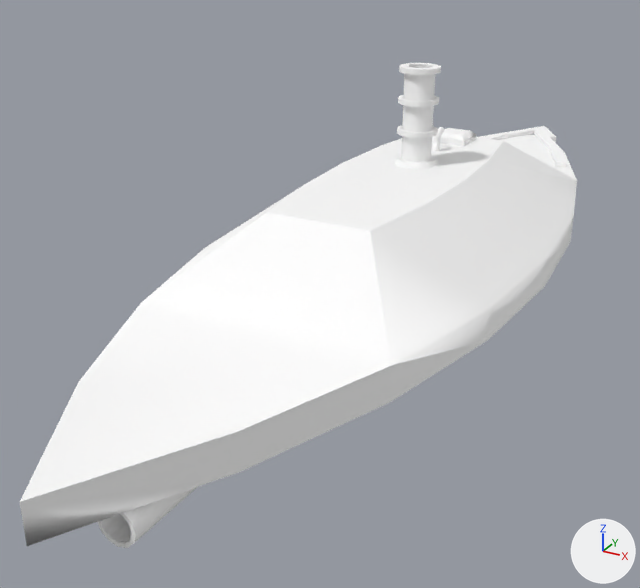
The FBX model Assets/World objects/Ships_raw/sloop - richmond.fbx: old version first, new version second.
Before and after are seen from a 50 mm lens placed at (3.34, -7.69, 2.97), pointed at (-0.51, -0.69, -0.53). Every picture has the same lights, and +X, +Y and +Z are marked at lower right. Vertices at the same position are counted once.

Script lines for the objects in view, before the commit:
```python
me_id101 = bpy.data.meshes.new('ID101')
me_id101.from_pydata(...)  # 536 vertices, 1058 faces; spans x -1.5..1.5, y -5.0..5.2, z -0.6..1.55
me_id101.materials.append(mat_material)  # white #ffffff
ob_instance_5_005 = bpy.data.objects.new('instance_5.005', me_id101)
ob_instance_5_005.location = (0.0, 0.0, 0.0)
```
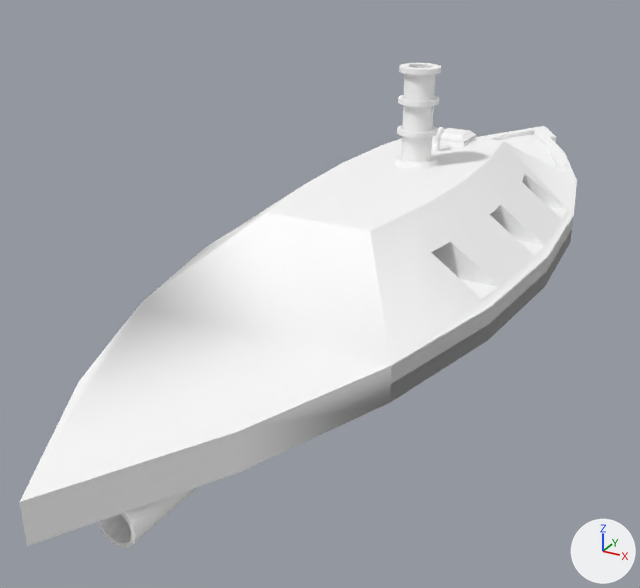
The change, as JSON lines over the scene's bpy script:
```json
{"block": "me_id101", "where": "# used by ob_instance_5_005; location = (0.0, 0.0, 0.0)"}
{"op": "remove", "block": "me_id101", "code": "me_id101.from_pydata(...)  # 536 vertices, 1058 faces; spans x -1.5..1.5, y -5.0..5.2, z -0.6..1.55"}
{"op": "add", "block": "me_id101", "code": "me_id101.from_pydata(...)  # 567 vertices, 353 faces; spans x -1.5..1.5, y -5.0..5.2, z -0.6..1.55"}
{"block": "me_id101", "change": "me_id101 part 1: 4 vertices removed from x -0.03..0.03, y 0.94..1.01, z 0.76..0.8; 37 vertices added at x -1.43..1.43, y -1.32..1.32, z 0.05..0.37"}
```

Pixel boxes [x1, y1, x2, y2] of what changed, in the pictures (640 x 588 px):
```json
{"part": 1, "of": "me_id101", "change": "built on", "after": [142, 141, 577, 365]}
```
